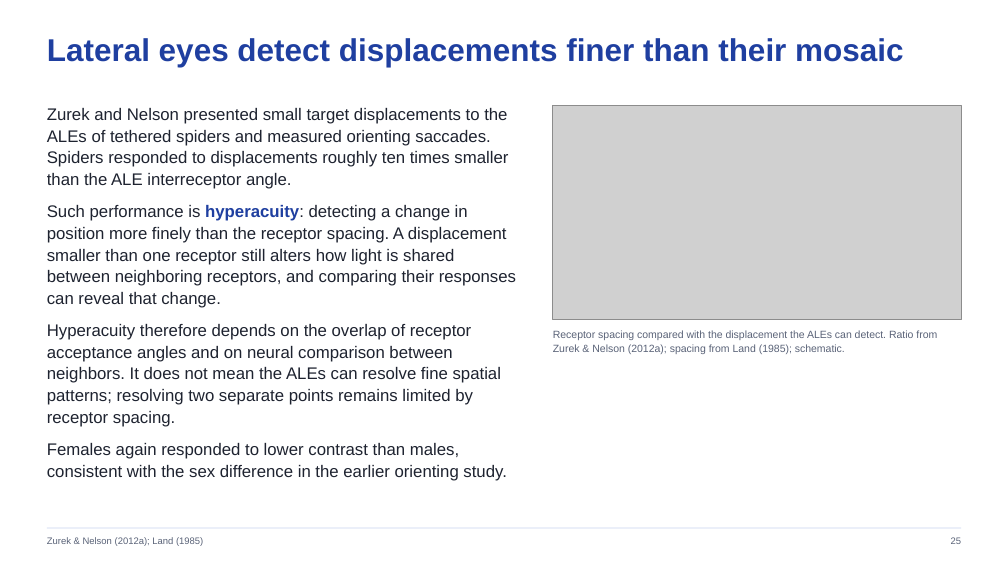
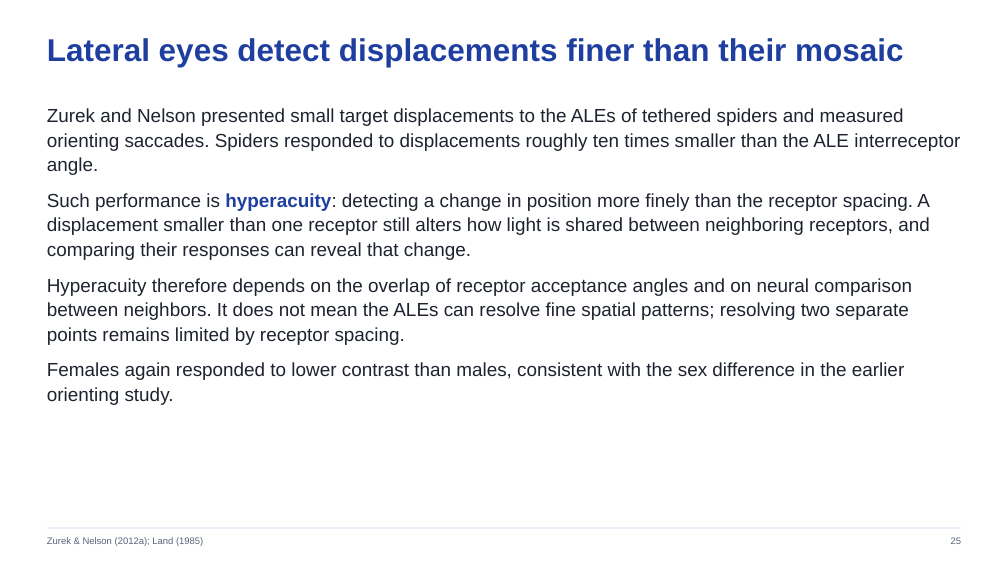
Before and after one commit to jordanxxlopez/NEUROETHOLOGY, a slide deck: slide 25 of lectures/L12/Neuroethology_Lecture12_FA2026.pptx. Drawn at 1008x567 pixels with LibreOffice and Linux fonts; fonts in the diff are those of the drawing; grey boxes stand for pictures. Boxes give left, top, right and bottom in pixels: in the first picture for what was removed or moved away, otherwise in the second. Text is boxed around its words. In the diff, an @@ line names an element or a change of style, - is before the commit and + after.

```diff
--- a/lectures/L12/Neuroethology_Lecture12_FA2026.pptx
+++ b/lectures/L12/Neuroethology_Lecture12_FA2026.pptx
@@ text "Zurek and Nelson presented small ..." at [47,108,960,405]: size 16 to 18 pt; more space between paragraphs @@
@@ picture removed at [553,106,961,320] @@
@@ text removed at [553,330,937,354] @@
-Receptor spacing compared with the displacement the ALEs can detect. Ratio from Zurek & Nelson (2012a); spacing from Land (1985); schematic.
```
Also in this commit, not shown: 16 other slides changed, 38 other files.
